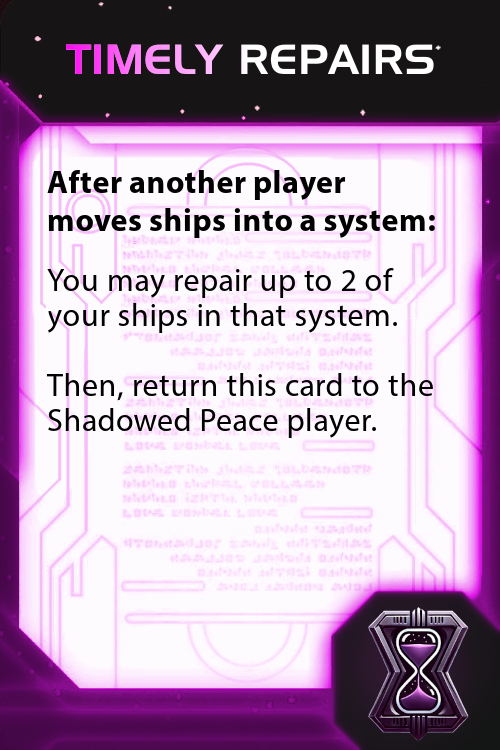
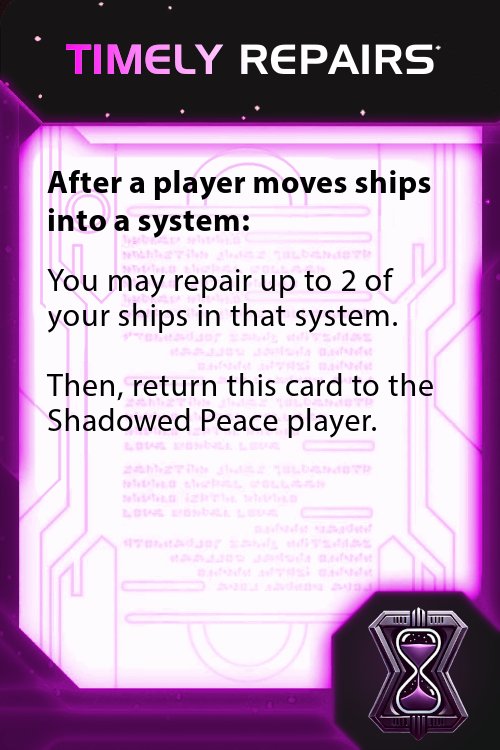
Two versions of the same layered image (500px x 750px). Layer-by-layer changes:
renamed "After another player moves shi..." to "After a player moves ships int...", painted on it over (48, 170, 435, 238)